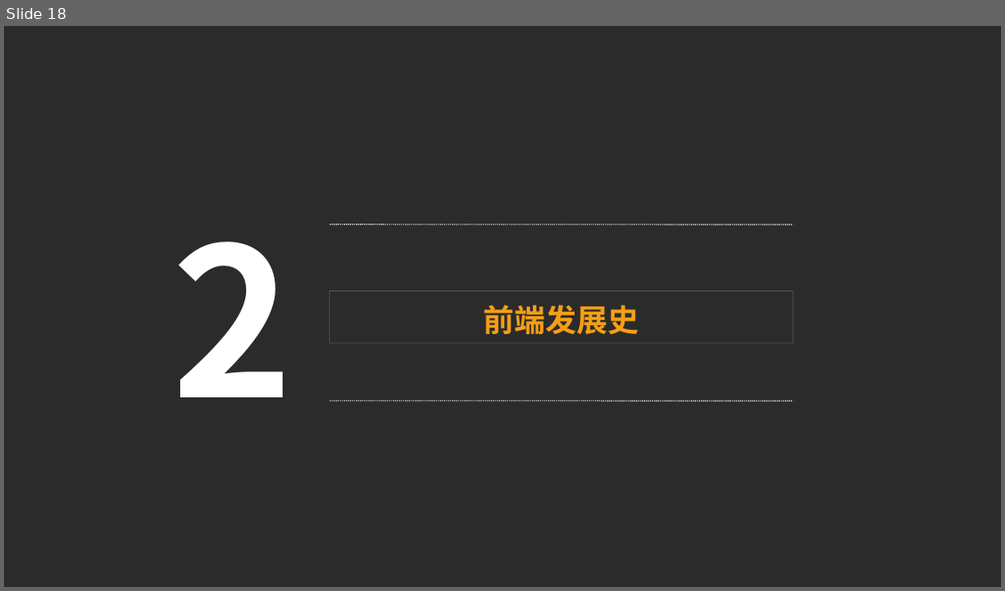
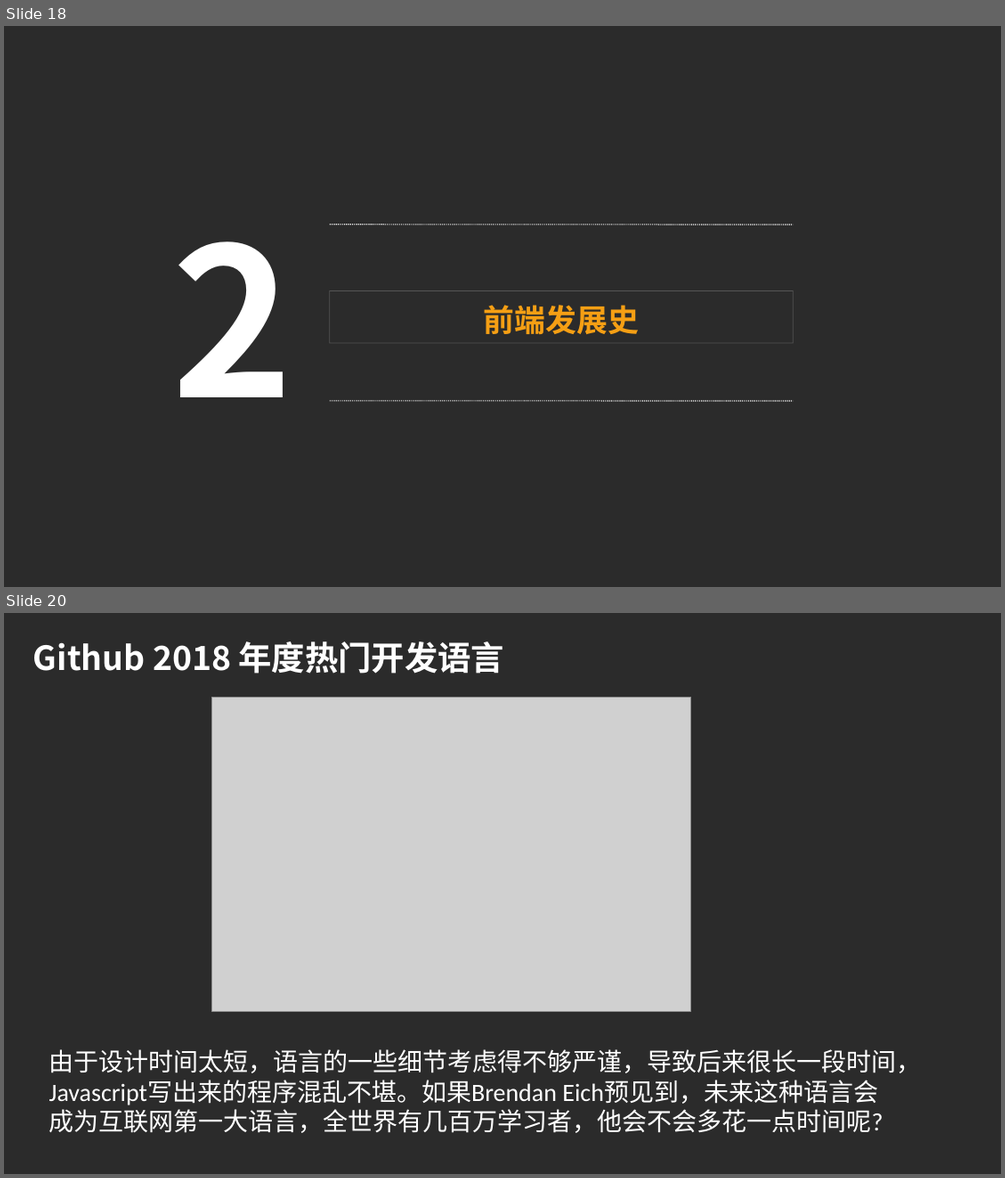
Before and after one commit to luke93h/git-blog, a slide deck: src/大前端简介.pptx. Shown one above the other, each under a label of ours: slide 18 before the commit, slides 18 and 20 after it; the slides between them are not shown. The pictures are 1005x591 and 1005x1178 pixels, drawn with LibreOffice and Linux fonts; fonts in the diff are those of the drawing; grey boxes stand for pictures; background and template pictures are left out; a plain dark background stands for a picture behind light text. Boxes give left, top, right and bottom in pixels: in the first picture for what was removed or moved away, otherwise in the second. Text is boxed around its words. In the diff, an @@ line names an element or a change of style, - is before the commit and + after.

```diff
--- a/src/大前端简介.pptx
+++ b/src/大前端简介.pptx
@@ slide 20 added at box(4, 613, 1001, 1174), background picture (left out) @@
@@ text added at box(33, 641, 505, 674), 24 pt, text #FFFFFF, bold @@
+Github 2018 年度热门开发语言
@@ picture added at box(212, 697, 691, 1011) @@
@@ text added at box(49, 1049, 922, 1133), 18 pt, text #FFFFFF @@
+由于设计时间太短，语言的一些细节考虑得不够严谨，导致后来很长一段时间，Javascript写出来的程序混乱不堪。如果Brendan Eich预见到，未来这种语言会成为互联网第一大语言，全世界有几百万学习者，他会不会多花一点时间呢?
```
Also in this commit, not shown: 1 slide changed, 40 other slides added, 1 slide removed, 4 other files.
